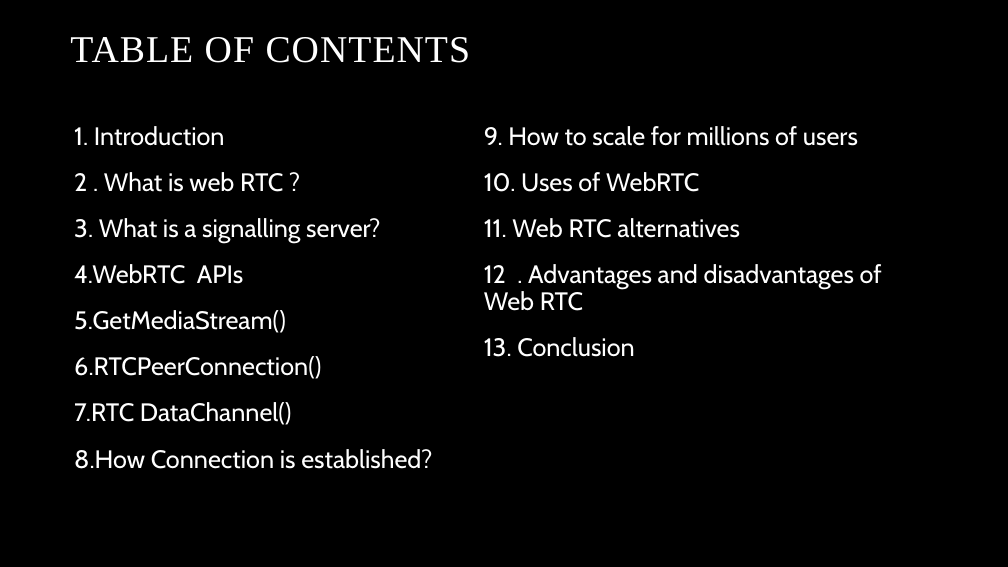
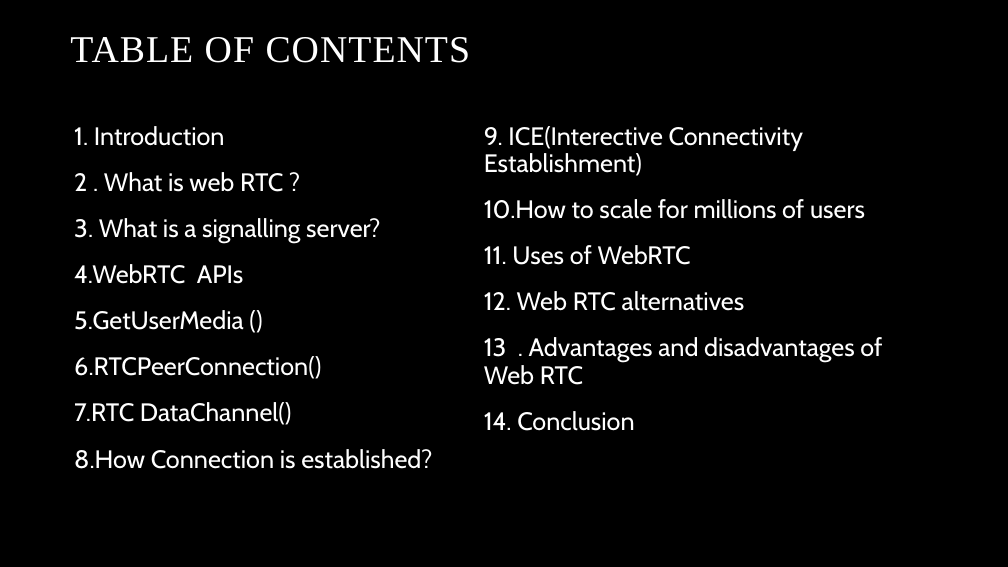
Before and after one commit to musarratChowdhury/ASPNETWEBRTC_PROJECT, a slide deck: slide 3 of Presentation/About WebRTC.pptx. Drawn at 1008x567 pixels with LibreOffice and Linux fonts; fonts in the diff are those of the drawing; background and template pictures are left out. Boxes give left, top, right and bottom in pixels: in the first picture for what was removed or moved away, otherwise in the second. Text is boxed around its words. In the diff, an @@ line names an element or a change of style, - is before the commit and + after.

Commit message:
presentation updated

```diff
--- a/Presentation/About WebRTC.pptx
+++ b/Presentation/About WebRTC.pptx
@@ text at (484,126,882,431): text changed @@
-9. How to scale for millions of users
-10. Uses of WebRTC
-11. Web RTC alternatives
-12 . Advantages and disadvantages of Web RTC
-13. Conclusion
+9. ICE(Interective Connectivity Establishment)
+10.How to scale for millions of users
+11. Uses of WebRTC
+12. Web RTC alternatives
+13 . Advantages and disadvantages of Web RTC
+14. Conclusion
@@ text at (74,310,244,330): text changed @@
-5.GetMediaStream()
+5.GetUserMedia ()
```
Also in this commit, not shown: 1 other slide changed, 8 slides added, 1 slide removed.
